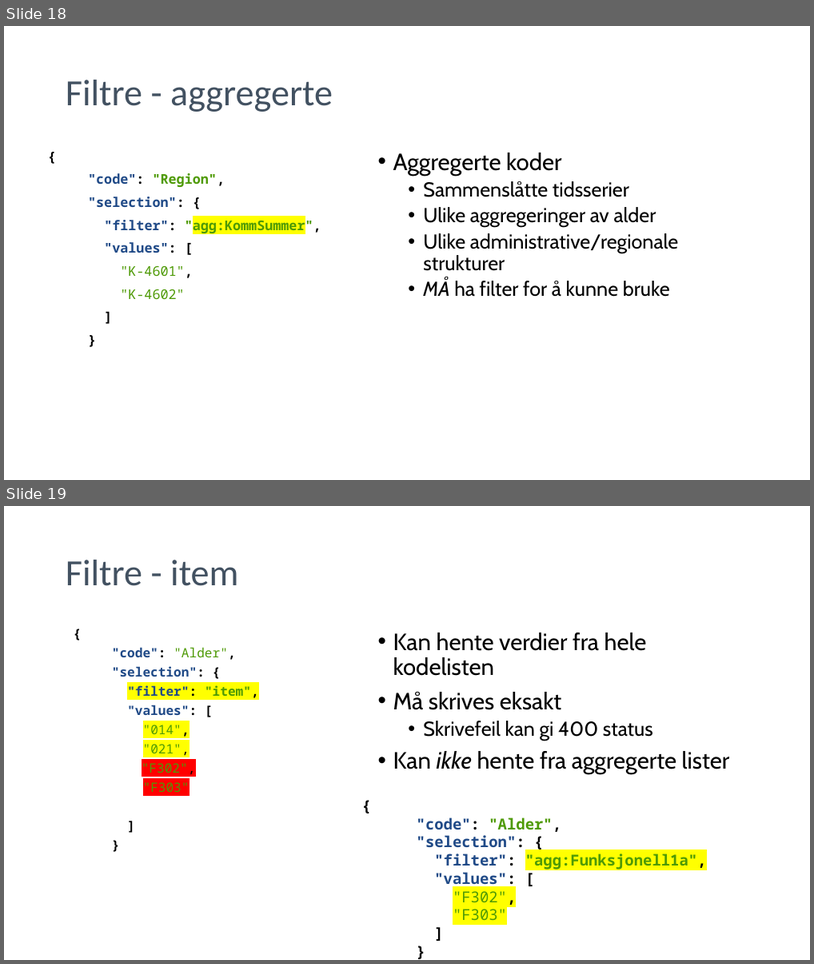
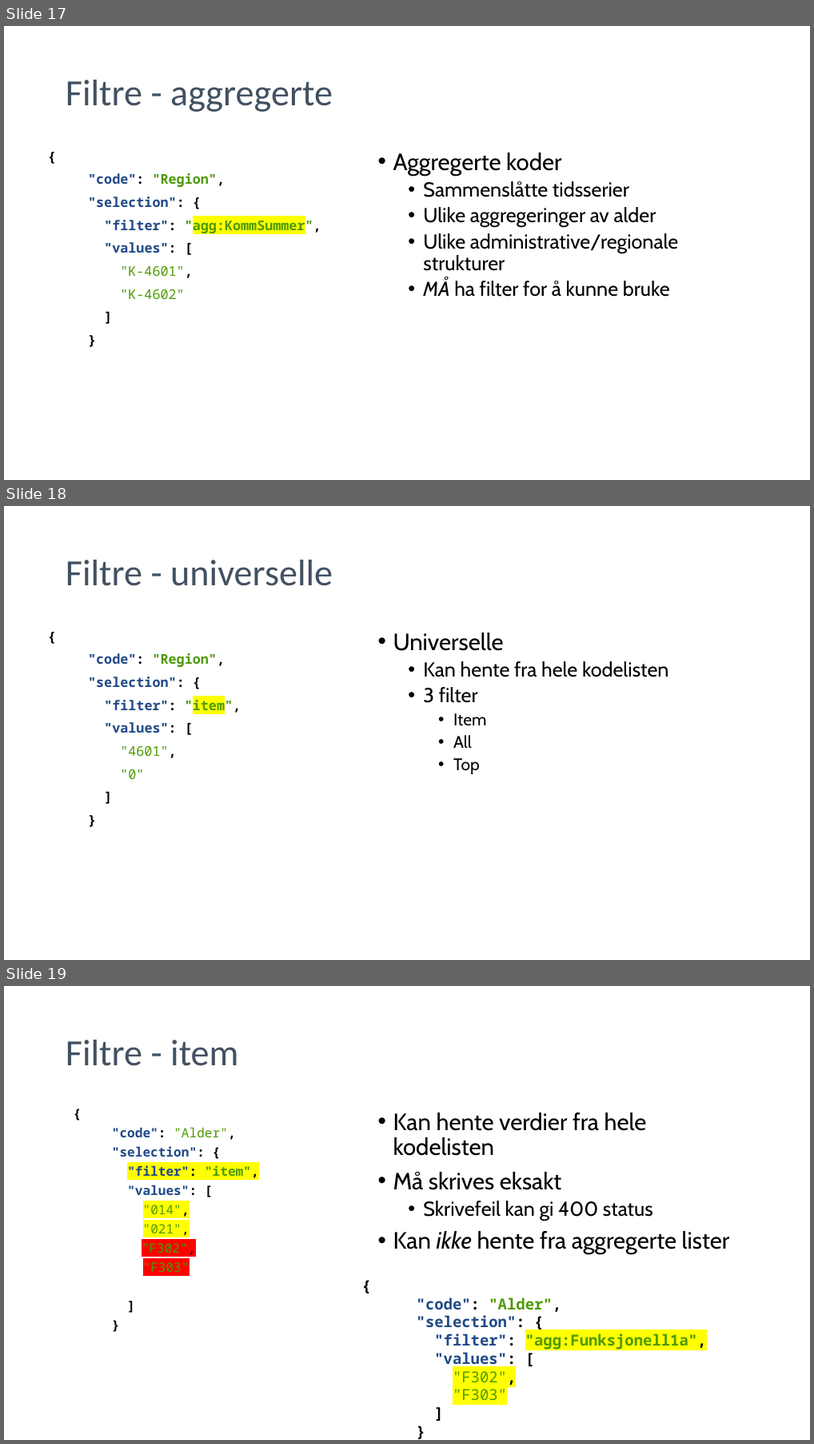
Before and after one commit to pandaAPIkurs/kursdata, a slide deck: Trinn2.pptx. Shown one above the other, each under a label of ours: slides 18 and 19 before the commit, slides 17, 18 and 19 after it. The pictures are 814x964 and 814x1444 pixels, drawn with LibreOffice and Linux fonts; fonts in the diff are those of the drawing; background and template pictures are left out. Boxes give left, top, right and bottom in pixels: in the first picture for what was removed or moved away, otherwise in the second. Text is boxed around its words. In the diff, an @@ line names an element or a change of style, - is before the commit and + after.

```diff
--- a/Trinn2.pptx
+++ b/Trinn2.pptx
@@ slide 18 added at (4,506,810,960), background #FFFFFF @@
@@ title added at (66,560,333,586), 44 pt, text #425161 @@
+Filtre - universelle
@@ text added at (394,632,670,774), 24 pt, text #000000 @@
+• Universelle
+  • Kan hente fra hele kodelisten
+  • 3 filter
+    • Item
+    • All
+    • Top
@@ text added at (88,653,241,779), 16 pt, text #204A87, bold @@
+{
+"code": "Region",
+"selection": {
+"filter": "item",
+"values": [
+"4601",
+"0"
+]
+}
@@ what was slide 18 is now slide 17 @@
```
Also in this commit, not shown: 6 slides changed, 6 other slides added, 4 slides removed, 5 other files.
